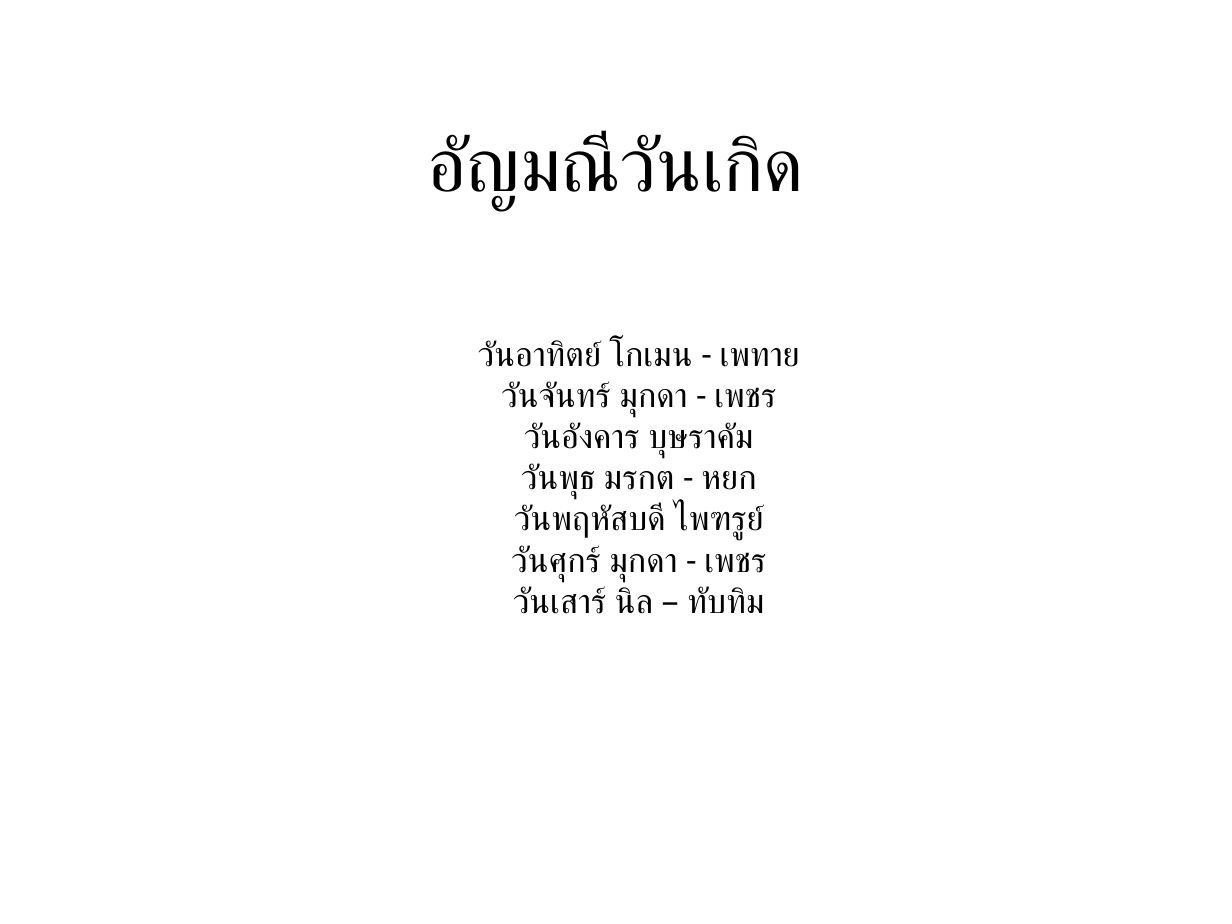
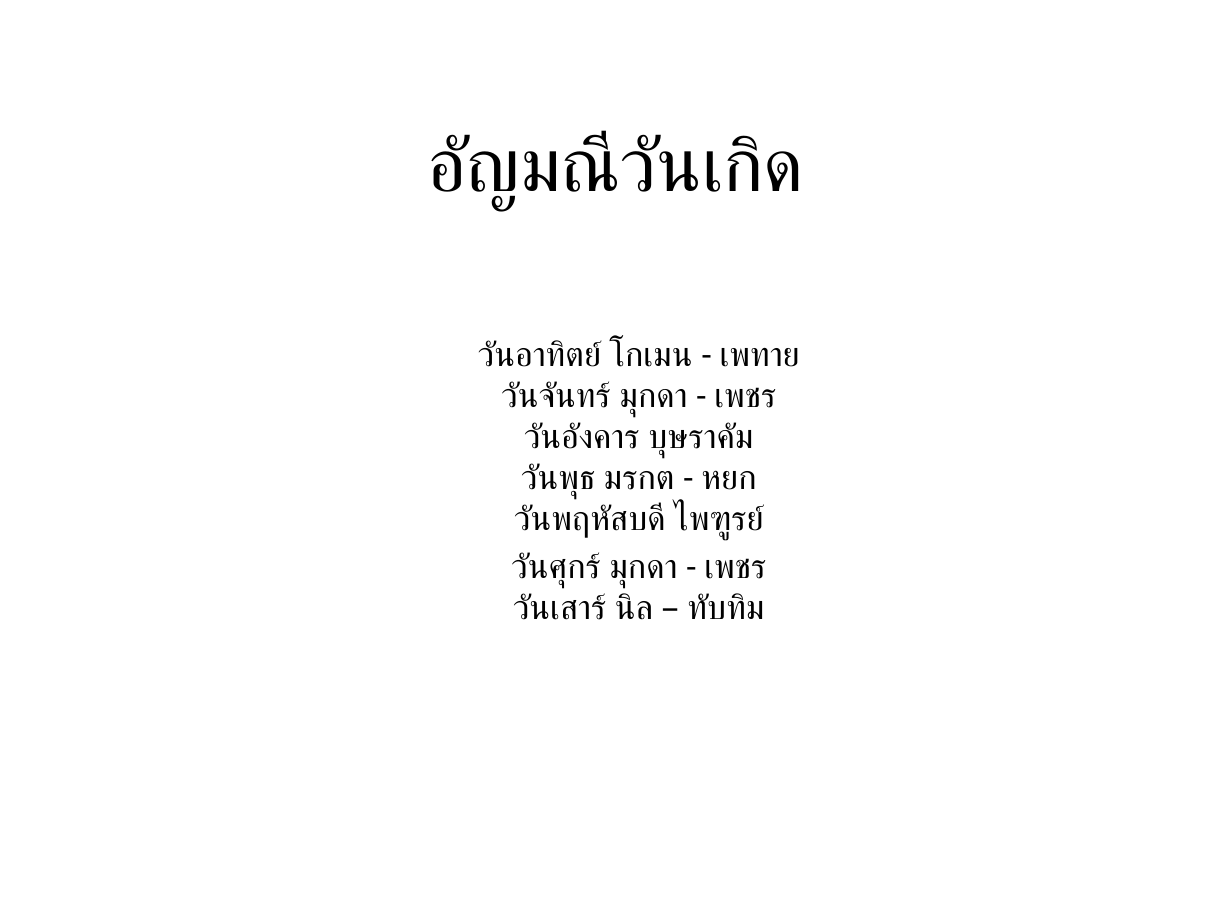
Before and after one commit to adminn1/PROJECT-1, a slide deck: slide 10 of pj.pptx. Drawn at 1232x924 pixels with LibreOffice and Linux fonts; fonts in the diff are those of the drawing. Boxes give left, top, right and bottom in pixels: in the first picture for what was removed or moved away, otherwise in the second. Text is boxed around its words. In the diff, an @@ line names an element or a change of style, - is before the commit and + after.

```diff
--- a/pj.pptx
+++ b/pj.pptx
@@ subtitle at box(478, 340, 800, 620): text changed @@
-วันอาทิตย์ โกเมน - เพทาย
-วันจันทร์ มุกดา - เพชร
-วันอังคาร บุษราคัม
-วันพุธ มรกต - หยก
-วันพฤหัสบดี ไพฑรูย์
-วันศุกร์ มุกดา - เพชร
-วันเสาร์ นิล – ทับทิม
+วันอาทิตย์ โกเมน - เพทาย
+วันจันทร์ มุกดา - เพชร
+วันอังคาร บุษราคัม
+วันพุธ มรกต - หยก
+วันพฤหัสบดี ไพฑูรย์
+วันศุกร์ มุกดา - เพชร
+วันเสาร์ นิล – ทับทิม
```
Also in this commit, not shown: 4 other files.
